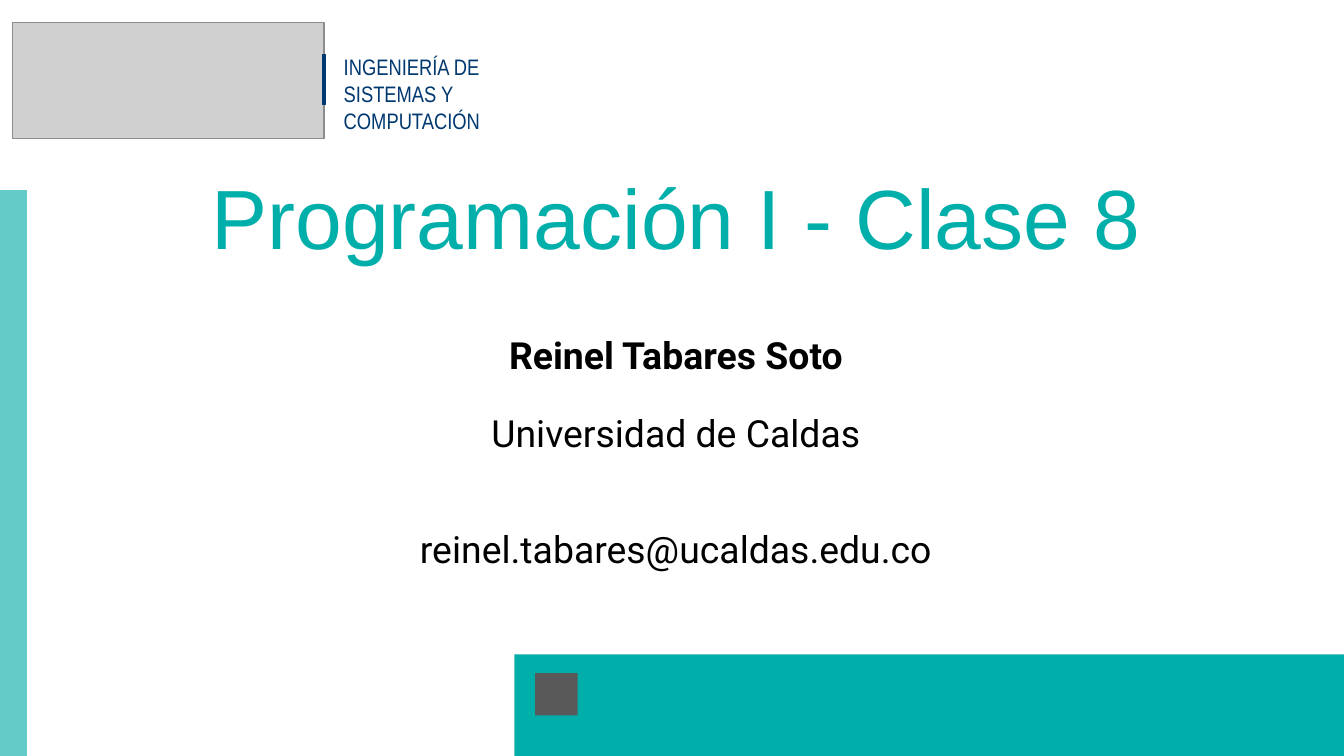
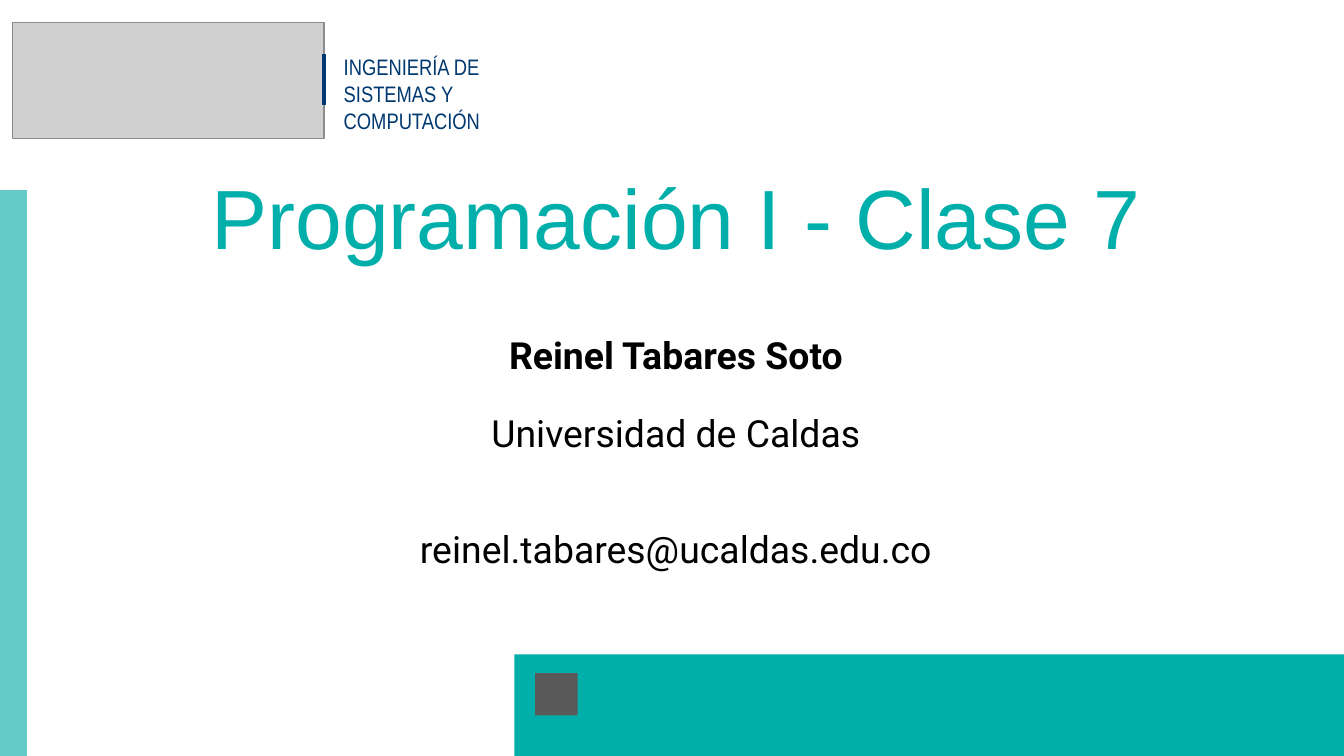
Before and after one commit to BioAITeamLearning/prog1-2023-02-ucaldas, a slide deck: slide 2 of content/resources/clase-7/Clase_7_parte1.pptx. Drawn at 1344x756 pixels with LibreOffice and Linux fonts; fonts in the diff are those of the drawing; grey boxes stand for pictures. Boxes give left, top, right and bottom in pixels: in the first picture for what was removed or moved away, otherwise in the second. Text is boxed around its words. In the diff, an @@ line names an element or a change of style, - is before the commit and + after.

Commit message:
ajuste errores 2 clase 7

```diff
--- a/content/resources/clase-7/Clase_7_parte1.pptx
+++ b/content/resources/clase-7/Clase_7_parte1.pptx
@@ title at (212,187,1141,264): text changed @@
-Programación I - Clase 8
+Programación I - Clase 7
```
